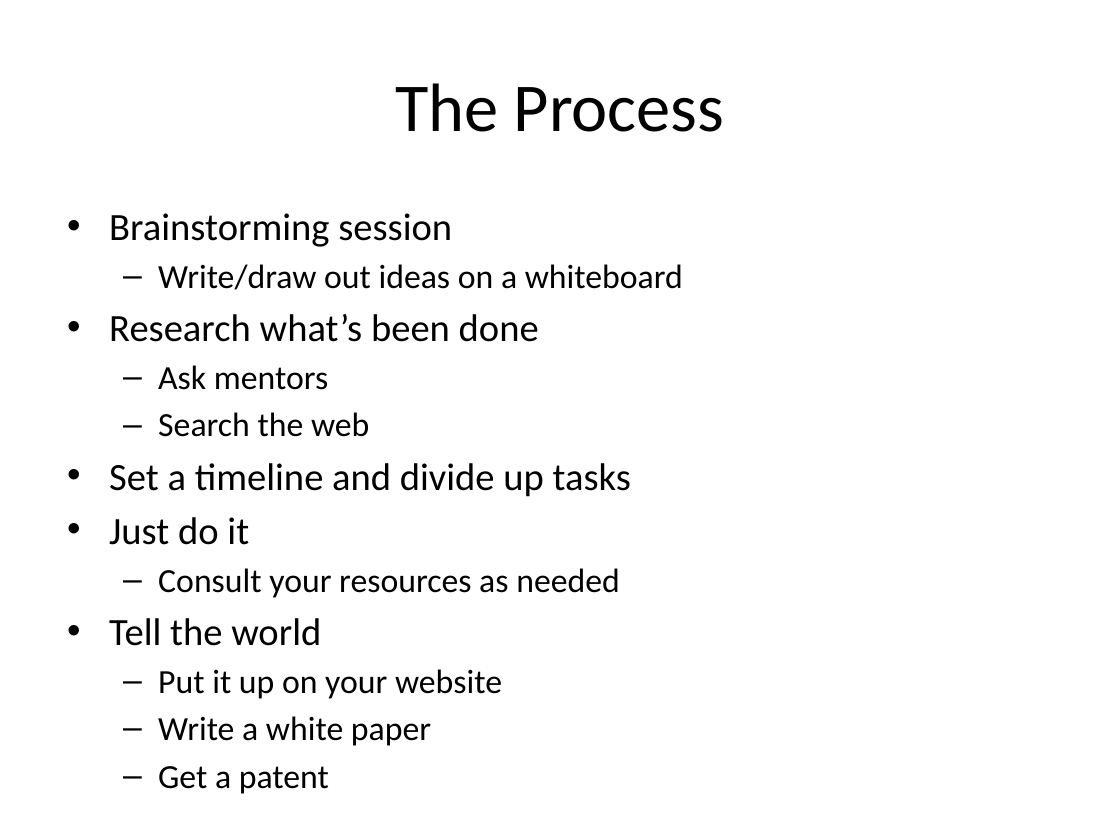
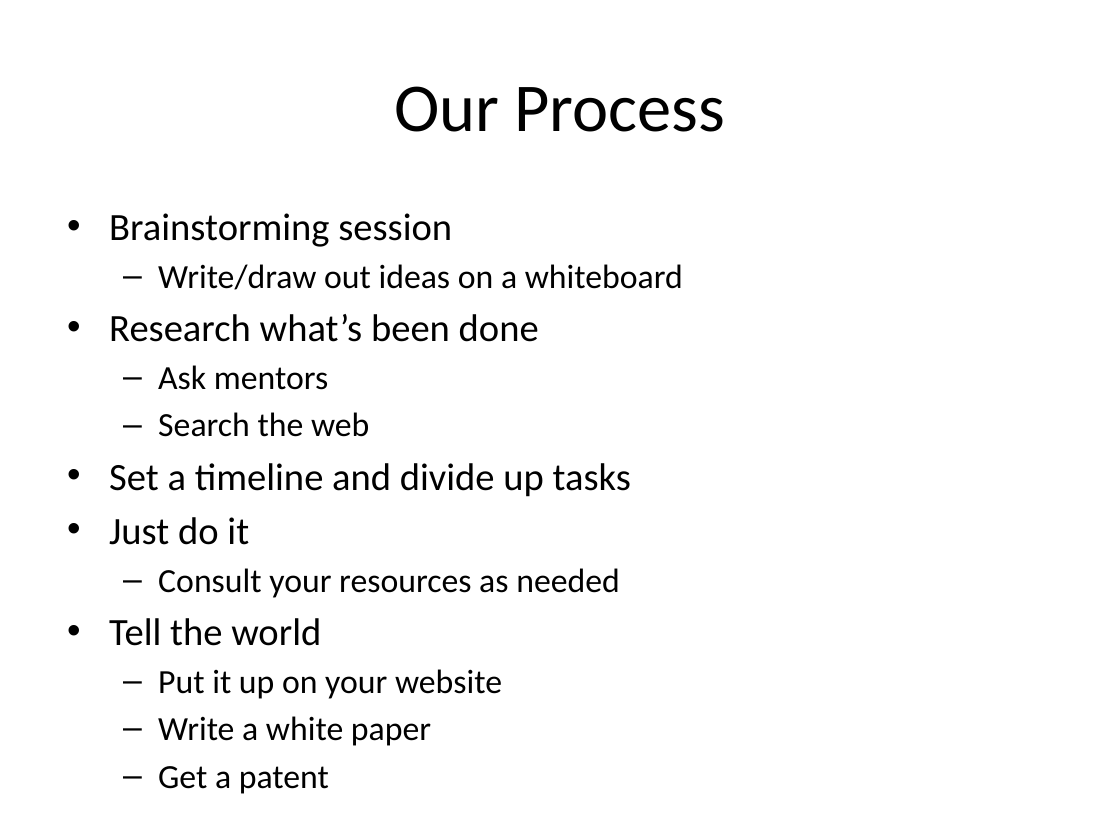
Before and after one commit to ChapResearch/ChapR, a slide deck: slide 8 of ChaprSVN/Promo/Chap Research 2015 Kickoff Presentation.pptx. Drawn at 1120x840 pixels with LibreOffice and Linux fonts; fonts in the diff are those of the drawing. Boxes give left, top, right and bottom in pixels: in the first picture for what was removed or moved away, otherwise in the second. Text is boxed around its words. In the diff, an @@ line names an element or a change of style, - is before the commit and + after.

```diff
--- a/ChaprSVN/Promo/Chap Research 2015 Kickoff Presentation.pptx
+++ b/ChaprSVN/Promo/Chap Research 2015 Kickoff Presentation.pptx
@@ title at bbox=[394, 86, 726, 132]: text changed @@
-The Process
+Our Process
```
Also in this commit, not shown: 2 slides removed, 2 other files.
